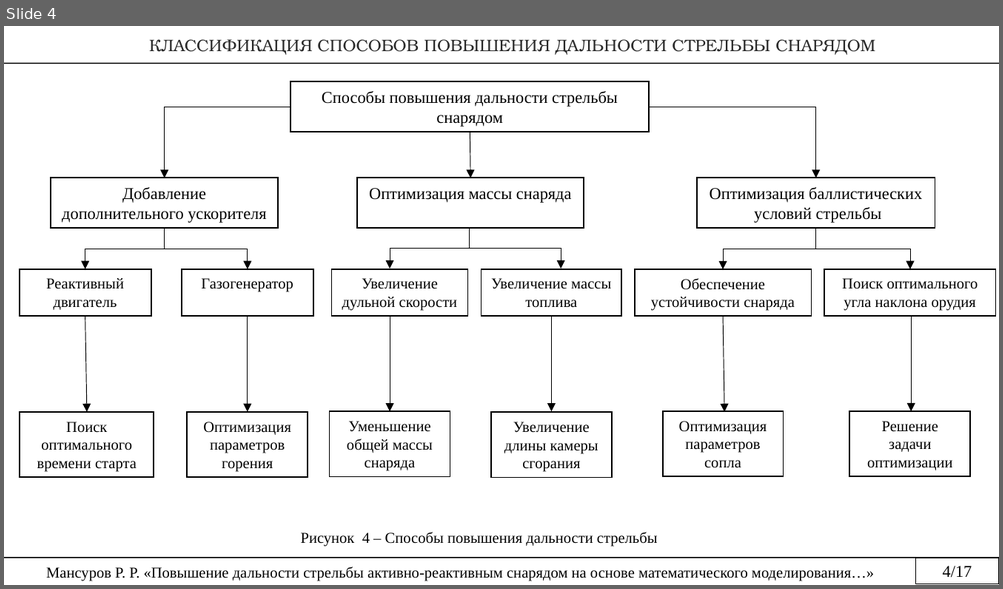
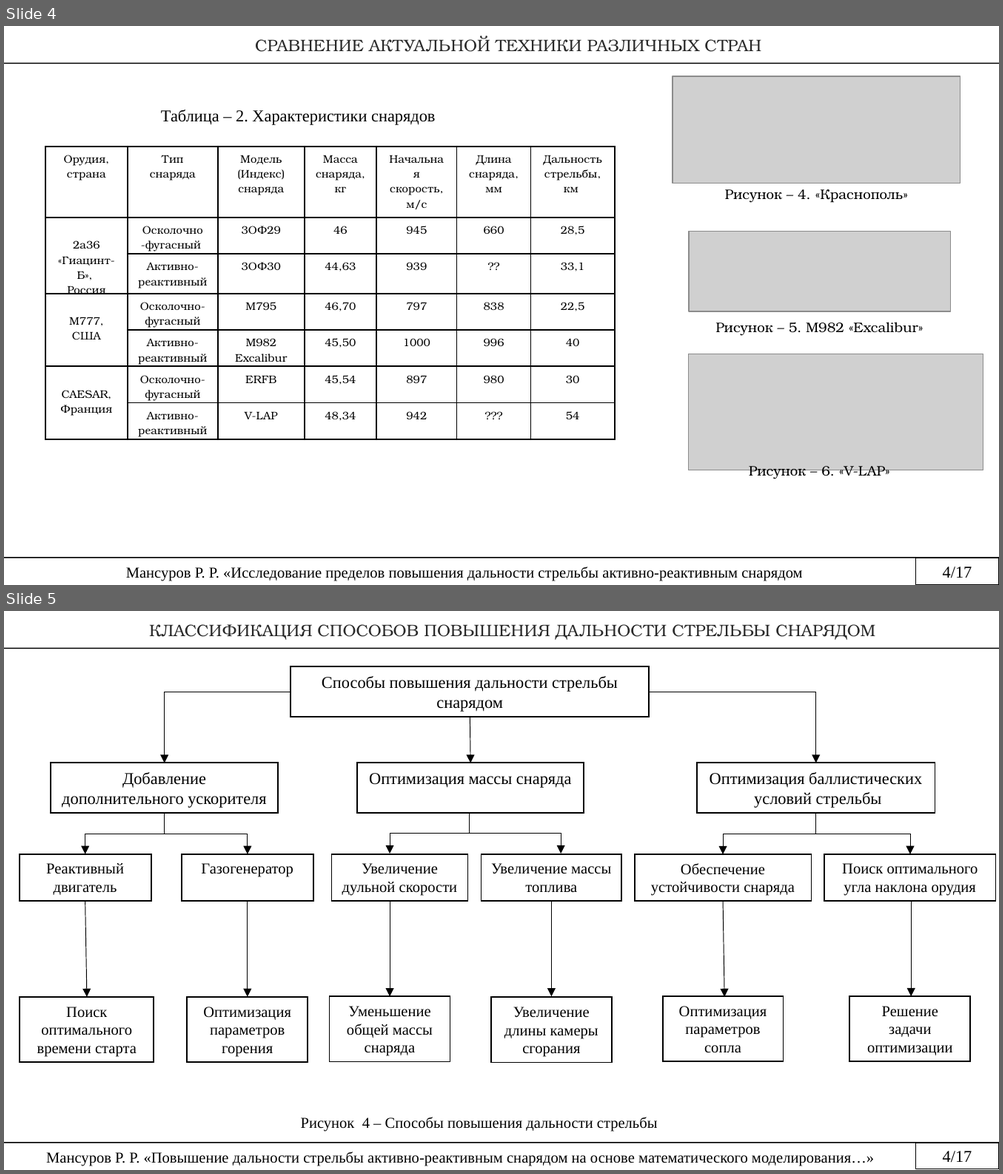
Before and after one commit to rustam-mansurov/cats, a slide deck: Диссертация/Мансуров Презентация.pptx. Shown one above the other, each under a label of ours: slide 4 before the commit, slides 4 and 5 after it. The pictures are 1003x589 and 1003x1174 pixels, drawn with LibreOffice and Linux fonts; fonts in the diff are those of the drawing; grey boxes stand for pictures. Boxes give left, top, right and bottom in pixels: in the first picture for what was removed or moved away, otherwise in the second. Text is boxed around its words. In the diff, an @@ line names an element or a change of style, - is before the commit and + after.

```diff
--- a/Диссертация/Мансуров Презентация.pptx
+++ b/Диссертация/Мансуров Презентация.pptx
@@ slide 4 added at (4,26,999,585), background #FFFFFF @@
@@ text added at (255,36,761,52), 12 pt, text #292929 @@
+СРАВНЕНИЕ АКТУАЛЬНОЙ ТЕХНИКИ РАЗЛИЧНЫХ СТРАН
@@ line added from (4, 64) to (999, 64), #000000 0.75 pt @@
@@ picture added at (672,77,960,184) @@
@@ text added at (161,110,435,125), 12 pt, text #000000 @@
+Таблица – 2. Характеристики снарядов
@@ table added at (45,147,616,440), 7 rows, 7 columns @@
+Орудия, страна | Тип снаряда | Модель / (Индекс) снаряда | Масса снаряда, кг | Начальная скорость, м/с | Длина снаряда, мм | Дальность стрельбы, км
+2а36 «Гиацинт-Б», / Россия | Осколочно -фугасный | 3ОФ29 | 46 | 945 | 660 | 28,5
+ | Активно-реактивный | 3ОФ30 | 44,63 | 939 | ?? | 33,1
+М777, / США | Осколочно-фугасный | М795 | 46,70 | 797 | 838 | 22,5
+ | Активно-реактивный | M982 Excalibur | 45,50 | 1000 | 996 | 40
+CAESAR, / Франция | Осколочно-фугасный | ERFB | 45,54 | 897 | 980 | 30
+ | Активно-реактивный | V-LAP | 48,34 | 942 | ??? | 54
@@ text added at (725,190,902,203), 10 pt, text #000000 @@
+Рисунок – 4. «Краснополь»
@@ picture added at (688,232,950,312) @@
@@ text added at (715,322,922,336), 10 pt, text #000000 @@
+Рисунок – 5. М982 «Excalibur»
@@ picture added at (688,355,984,471) @@
@@ text added at (748,466,890,480), 10 pt, text #000000 @@
+Рисунок – 6. «V-LAP»
@@ line added from (4, 558) to (917, 558), #000000 0.75 pt @@
@@ rectangle added at (915,558,999,585), fill #FFFFFF, outline #000000 0.75 pt @@
@@ page number added at (915,558,999,585), outline #000000 0.25 pt, 12 pt, text #000000 @@
+4/17
@@ text added at (126,567,802,582), 11 pt, text #000000 @@
+Мансуров Р. Р. «Исследование пределов повышения дальности стрельбы активно-реактивным снарядом
@@ what was slide 4 is now slide 5 @@
```
Also in this commit, not shown: 4 slides changed, 4 other slides added, 10 other files.
